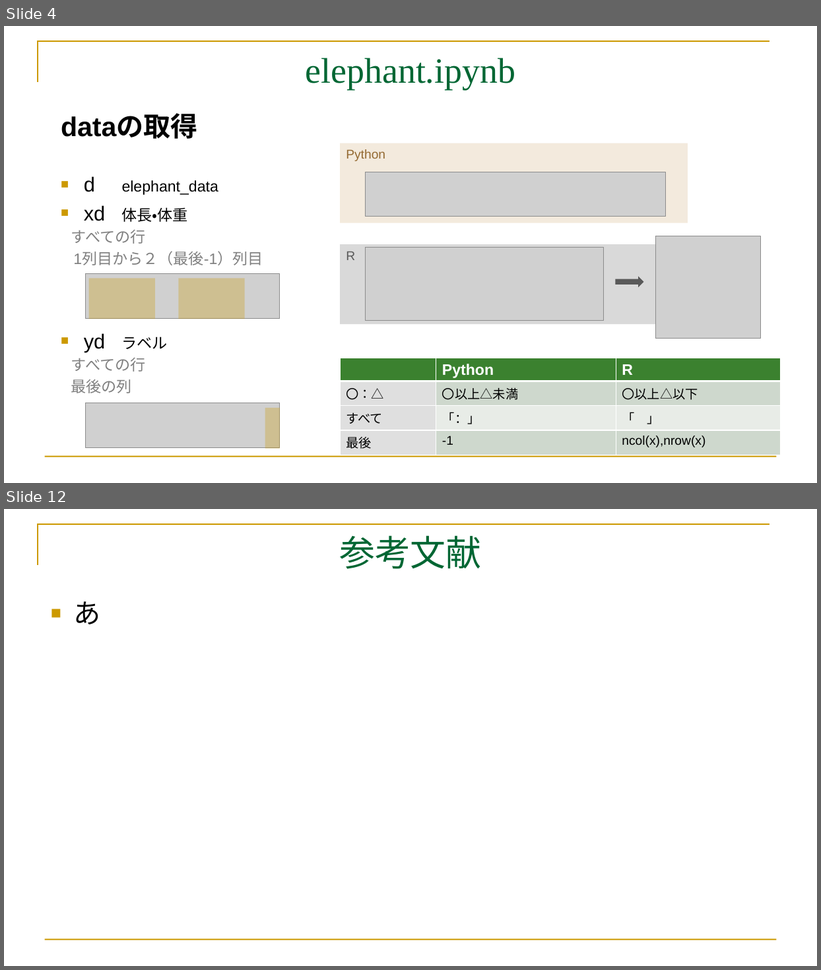
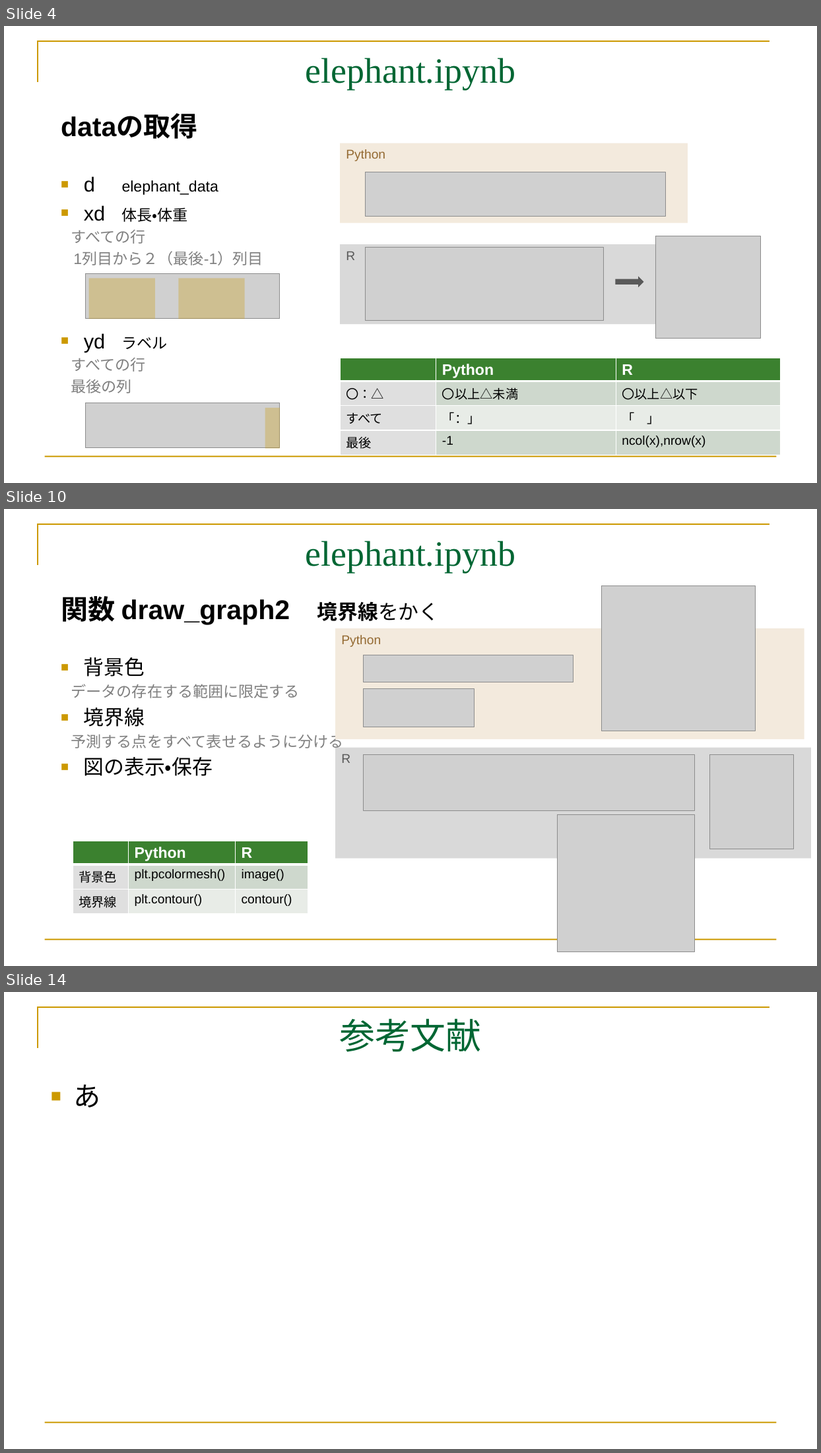
Before and after one commit to mei-517/GoogleColab, a slide deck: GoogleColab.part3.pptx. Shown one above the other, each under a label of ours: slides 4 and 12 before the commit, slides 4, 10 and 14 after it; the slides between them are not shown. The pictures are 821x970 and 821x1453 pixels, drawn with LibreOffice and Linux fonts; fonts in the diff are those of the drawing; grey boxes stand for pictures. Boxes give left, top, right and bottom in pixels: in the first picture for what was removed or moved away, otherwise in the second. Text is boxed around its words. In the diff, an @@ line names an element or a change of style, - is before the commit and + after.

Commit message:
add 1-3 20260915 elephant.ipynb完成版

```diff
--- a/GoogleColab.part3.pptx
+++ b/GoogleColab.part3.pptx
@@ slide 10 added at (4,509,817,966), background #FFFFFF; not listed: 2 template elements that a slide beside it also shows @@
@@ title added at (306,541,516,573), 42 pt, text #006633 @@
+elephant.ipynb
@@ picture added at (602,586,756,731) @@
@@ text added at (61,596,440,625), 32 pt, text #000000, bold @@
+関数 draw_graph2 境界線をかく
@@ rectangle added at (335,628,805,739), fill #F3EADD, 15 pt, text #946A32 @@
+Python
@@ text added at (71,657,344,776), 18 pt, text #808080 @@
+■ 背景色
+データの存在する範囲に限定する
+■ 境界線
+予測する点をすべて表せるように分ける
+■ 図の表示・保存
@@ picture added at (364,656,574,683) @@
@@ picture added at (364,689,475,727) @@
@@ rectangle added at (335,747,811,859), fill #D9D9D9, 15 pt, text #595959 @@
+R
@@ picture added at (364,755,695,811) @@
@@ picture added at (710,755,794,850) @@
@@ picture added at (558,815,695,953) @@
@@ table added at (73,842,308,911), 3 rows, 3 columns @@
+ | Python | R
+背景色 | plt.pcolormesh() | image()
+境界線 | plt.contour() | contour()
@@ what was slide 12 is now slide 14 @@
```
Also in this commit, not shown: 2 slides changed, 6 other slides added, 5 slides removed, 20 other files.
